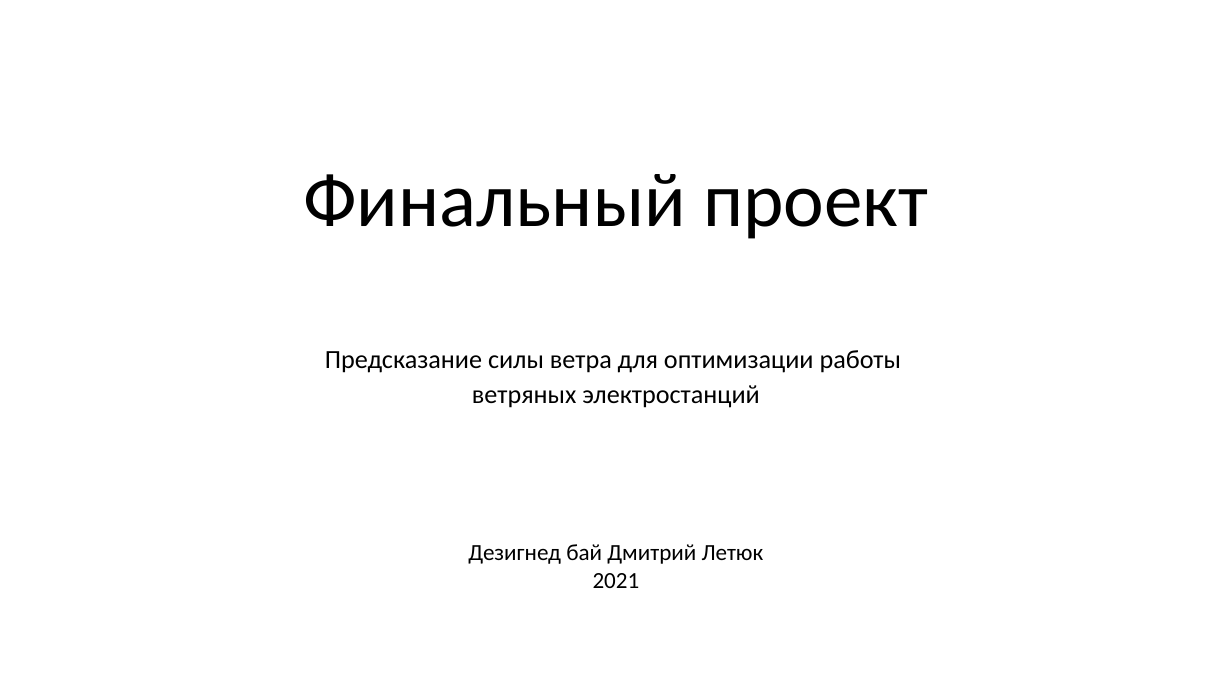
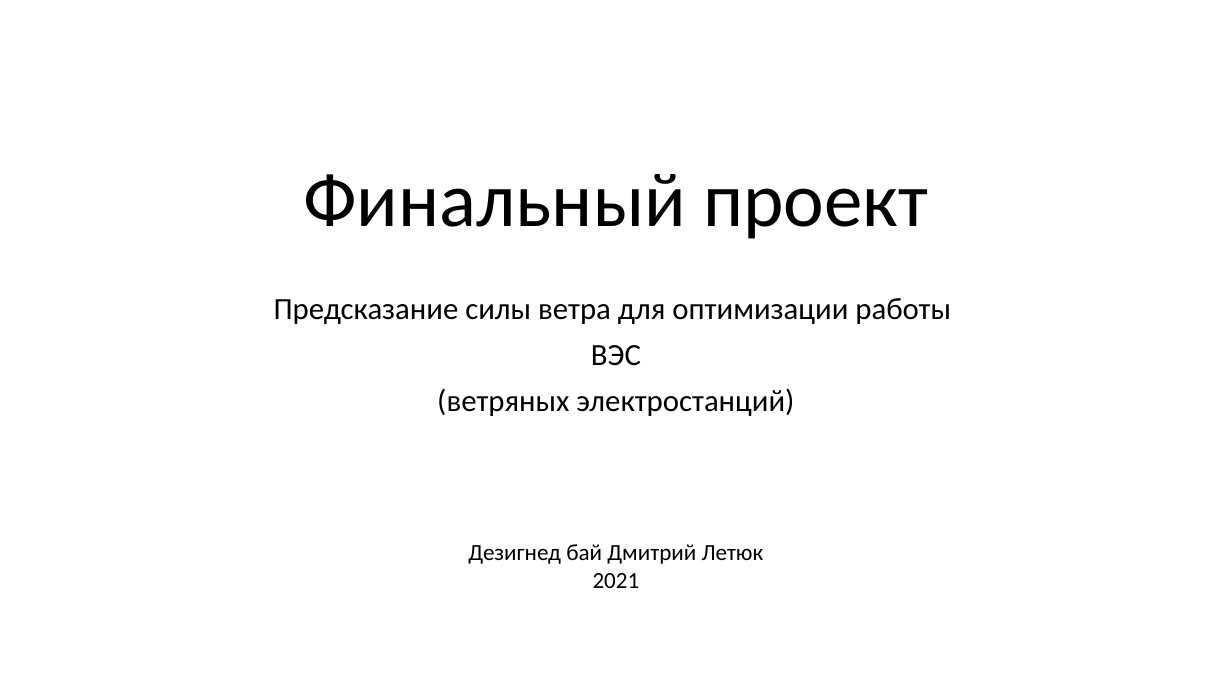
Before and after one commit to Dmitry1973/GB_Final_project, a slide deck: slide 1 of FInal_project.pptx. Drawn at 1232x693 pixels with LibreOffice and Linux fonts; fonts in the diff are those of the drawing. Boxes give left, top, right and bottom in pixels: in the first picture for what was removed or moved away, otherwise in the second. Text is boxed around its words. In the diff, an @@ line names an element or a change of style, - is before the commit and + after.

```diff
--- a/FInal_project.pptx
+++ b/FInal_project.pptx
@@ subtitle "Предсказание силы ветра для оптимизации ...": place and size @@
-subtitle "Предсказание силы ветра для оптимизации ..." at [325,350,901,408]
+subtitle "Предсказание силы ветра для оптимизации ..." at [274,298,951,416]
@@ subtitle at [274,298,951,324]: size 20.4 to 24 pt in "Предсказание силы ветра для оптимизации работы"; line spacing 0.7 to 0.9 @@
@@ subtitle at [437,345,794,416]: text changed; size 20.4 to 24 pt @@
-ветряных электростанций
+ВЭС
+(ветряных электростанций)
```
Also in this commit, not shown: 1 other slide changed, 2 slides added.
